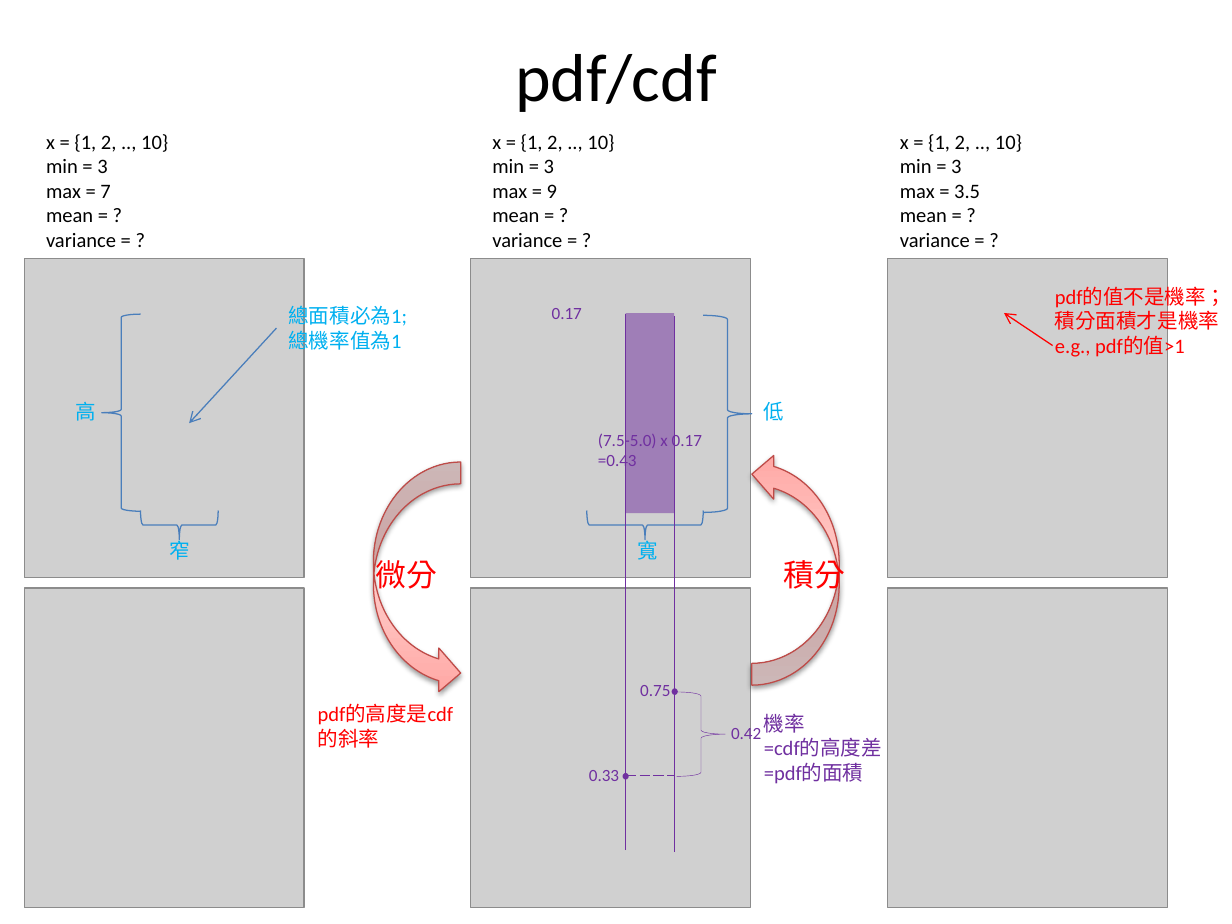
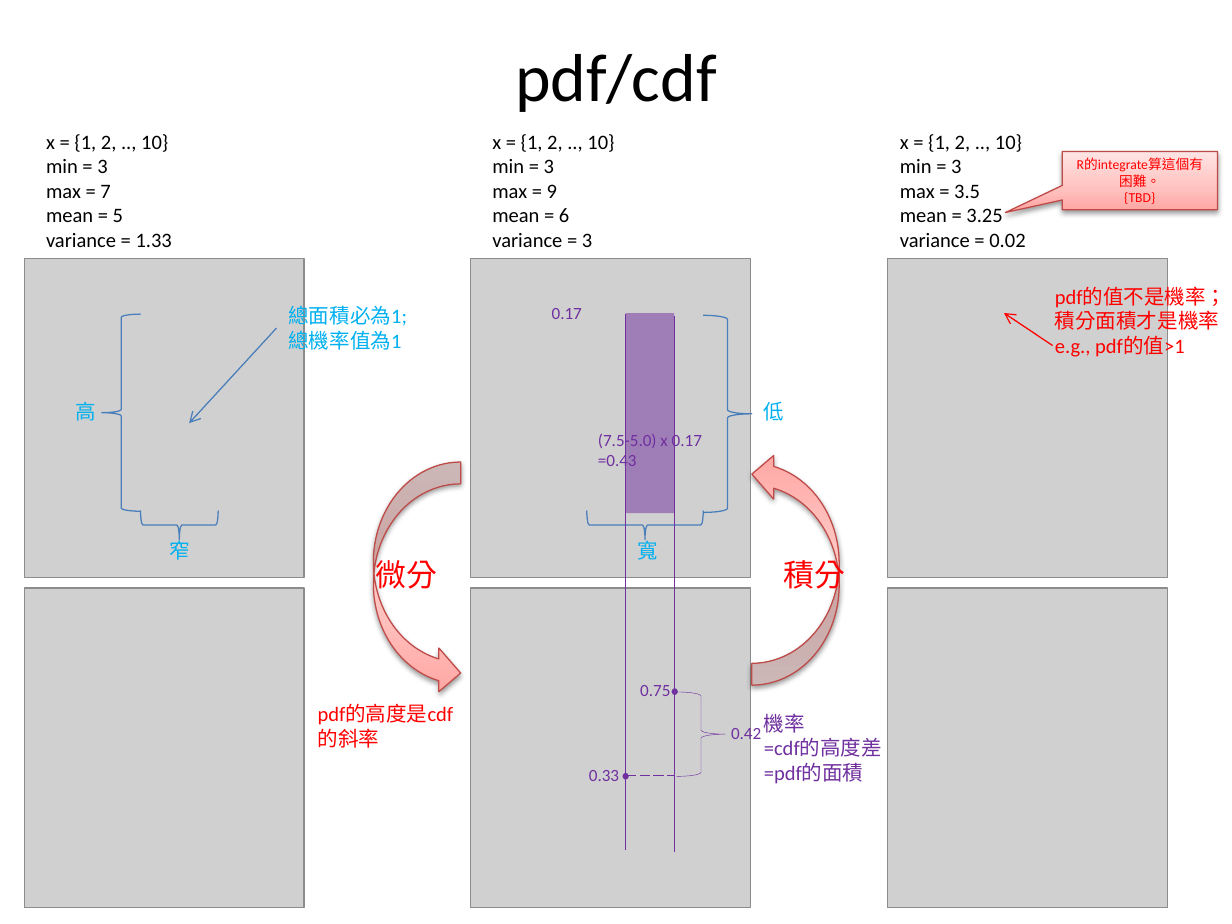
Before and after one commit to fuchingy/data_science, a slide deck: slide 17 of probability/doc/random_variable_distribution.pptx (slide 16 before the commit). Drawn at 1232x924 pixels with LibreOffice and Linux fonts; fonts in the diff are those of the drawing; grey boxes stand for pictures. Boxes give left, top, right and bottom in pixels: in the first picture for what was removed or moved away, otherwise in the second. Text is boxed around its words. In the diff, an @@ line names an element or a change of style, - is before the commit and + after.

Commit message:
Add integrate for calculating mean for con dist

```diff
--- a/probability/doc/random_variable_distribution.pptx
+++ b/probability/doc/random_variable_distribution.pptx
@@ speech box added at box(1062, 152, 1217, 209), fill gradient #FFA6A5 to #FFC0BF to #FFE7E7, outline #BF4C48 0.75 pt, 8 pt, text #FF0000 @@
+R的integrate算這個有困難。
+{TBD}
@@ text at box(46, 209, 172, 247): text changed @@
-mean = ?
-variance = ?
+mean = 5
+variance = 1.33
@@ text at box(492, 208, 592, 247): text changed @@
-mean = ?
-variance = ?
+mean = 6
+variance = 3
@@ text at box(900, 208, 1025, 247): text changed @@
-mean = ?
-variance = ?
+mean = 3.25
+variance = 0.02
```
Also in this commit, not shown: 6 other slides changed, 1 slide added, 1 other file.
